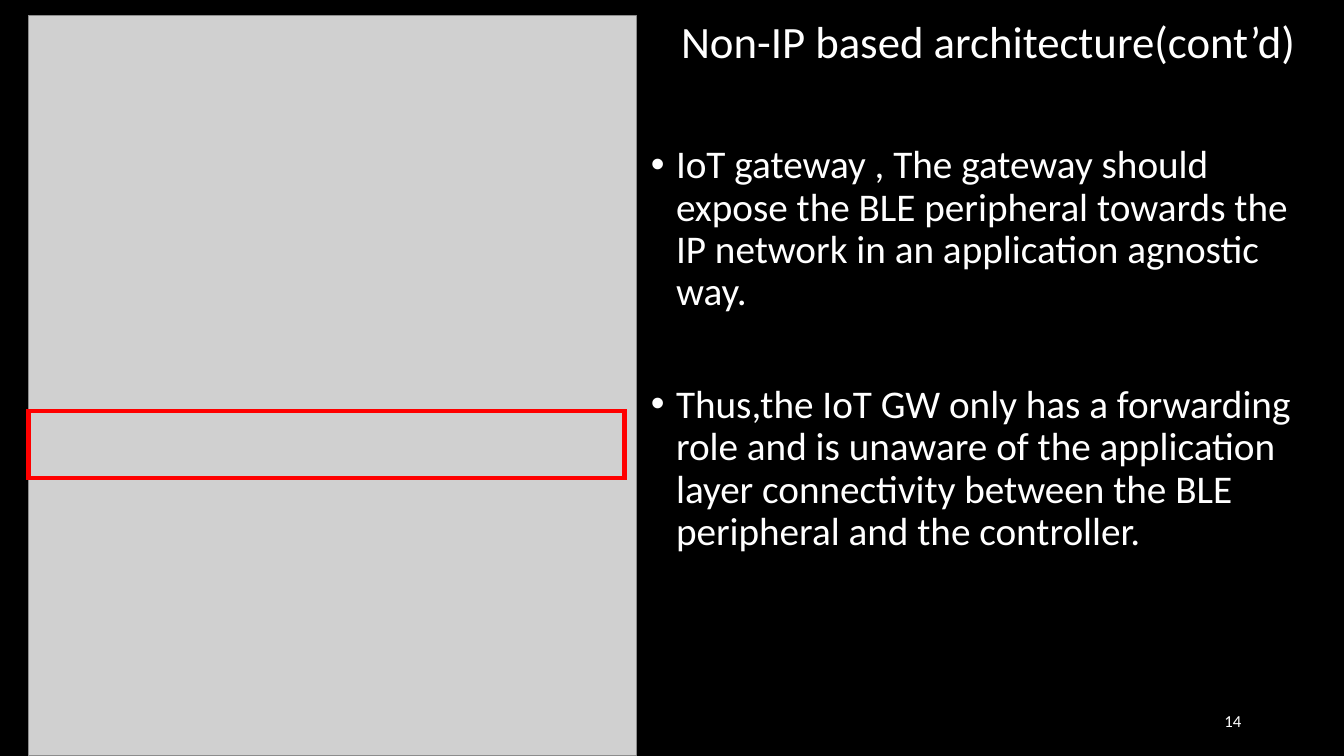
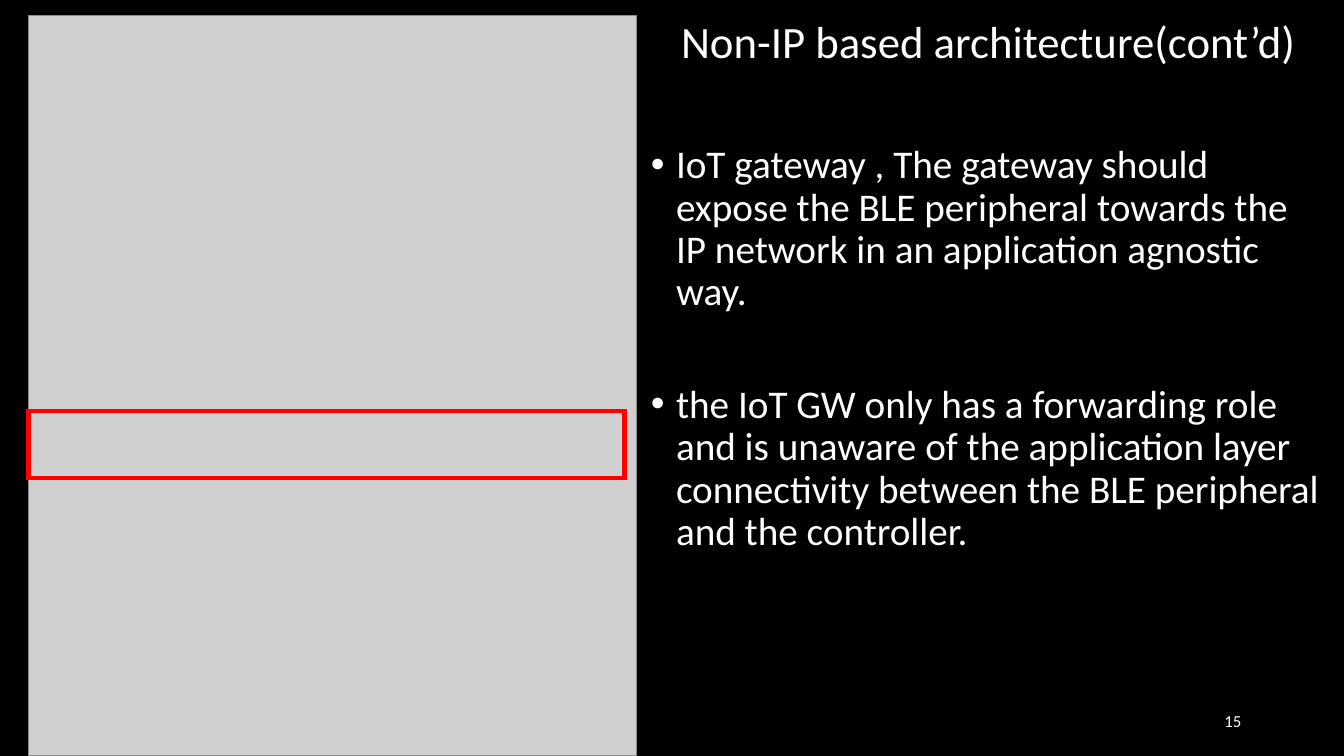
Before and after one commit to EKOISMYLOVE/NTUT_GM_PPT, a slide deck: slide 15 of A BLE-based multi-gateway network infrastructure with handover support for mobile BLE peripherals.pptx (slide 14 before the commit). Drawn at 1344x756 pixels with LibreOffice and Linux fonts; fonts in the diff are those of the drawing; grey boxes stand for pictures. Boxes give left, top, right and bottom in pixels: in the first picture for what was removed or moved away, otherwise in the second. Text is boxed around its words. In the diff, an @@ line names an element or a change of style, - is before the commit and + after.

```diff
--- a/A BLE-based multi-gateway network infrastructure with handover support for mobile BLE peripherals.pptx
+++ b/A BLE-based multi-gateway network infrastructure with handover support for mobile BLE peripherals.pptx
@@ text at [676,390,1319,546]: text changed @@
-• Thus,the IoT GW only has a forwarding role and is unaware of the application layer connectivity between the BLE peripheral and the controller.
+• the IoT GW only has a forwarding role and is unaware of the application layer connectivity between the BLE peripheral and the controller.
@@ page number at [1224,716,1241,727]: text changed @@
-14
+15
```
Also in this commit, not shown: 7 other slides changed, 1 slide added.
